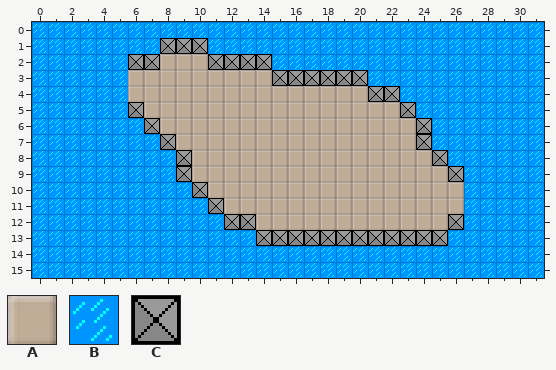
A Tiled map gets an edit: gamex/assets/levels/test1.tmx. Above: the version before the commit.
Cells are 16x16 px. Shown: x 0..31, y 0..15.
Key: from "tileset": A 1 "Floor1", B 3 "ice", C 5 "Wall2".
_ is an empty cell.
Layer "Tile Layer 1" before, first column x 0:
 0 BBBBBBBBBBBBBBBBBBBBBBBBBBBBBBBB
 1 BBBBBBBBCCCBBBBBBBBBBBBBBBBBBBBB
 2 BBBBBBCCAAACCCCBBBBBBBBBBBBBBBBB
 3 BBBBBBAAAAAAAAACCCCCCBBBBBBBBBBB
 4 BBBBBBAAAAAAAAAAAAAAACCBBBBBBBBB
 5 BBBBBBCAAAAAAAAAAAAAAAACBBBBBBBB
 6 BBBBBBBCAAAAAAAAAAAAAAAACBBBBBBB
 7 BBBBBBBBCAAAAAAAAAAAAAAACBBBBBBB
 8 BBBBBBBBBCAAAAAAAAAAAAAAACBBBBBB
 9 BBBBBBBBBCAAAAAAAAAAAAAAAACBBBBB
10 BBBBBBBBBBCAAAAAAAAAAAAAAAABBBBB
11 BBBBBBBBBBBCAAAAAAAAAAAAAAABBBBB
12 BBBBBBBBBBBBCCAAAAAAAAAAAACBBBBB
13 BBBBBBBBBBBBBBCCCCCCCCCCCCBBBBBB
14 BBBBBBBBBBBBBBBBBBBBBBBBBBBBBBBB
15 BBBBBBBBBBBBBBBBBBBBBBBBBBBBBBBB
After the commit:
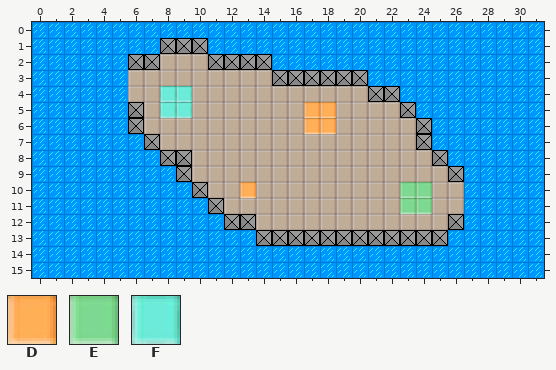
Further tiles: from "tileset": D 0 "Checkpoint", E 2 "Goal", F 4 "Start".
Change:
Changed rows in their new state; . is an unchanged cell.
Layer "Tile Layer 1":
first column x 6:
 4 ..FF...............
 5 ..FF.......DD......
 6 CA.........DD......
 7 .CA................
 8 ..C................
10 .......D.........EE
11 .................EE
Where, in picture pixels (left, top, right, bottom), the same in both pictures:
changed: (128, 86, 192, 166)
changed: (304, 102, 336, 134)
changed: (240, 182, 256, 198)
changed: (400, 182, 432, 214)
